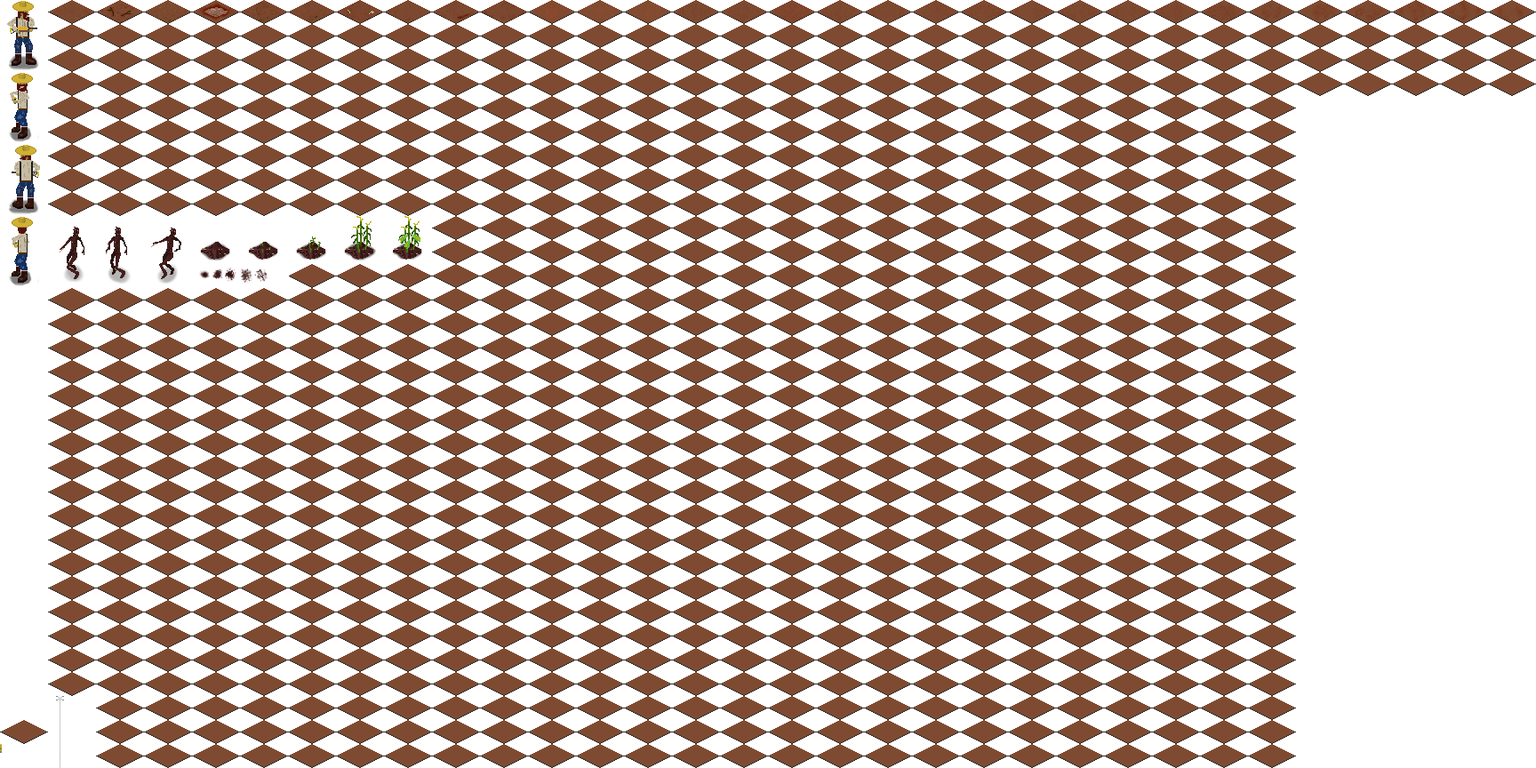
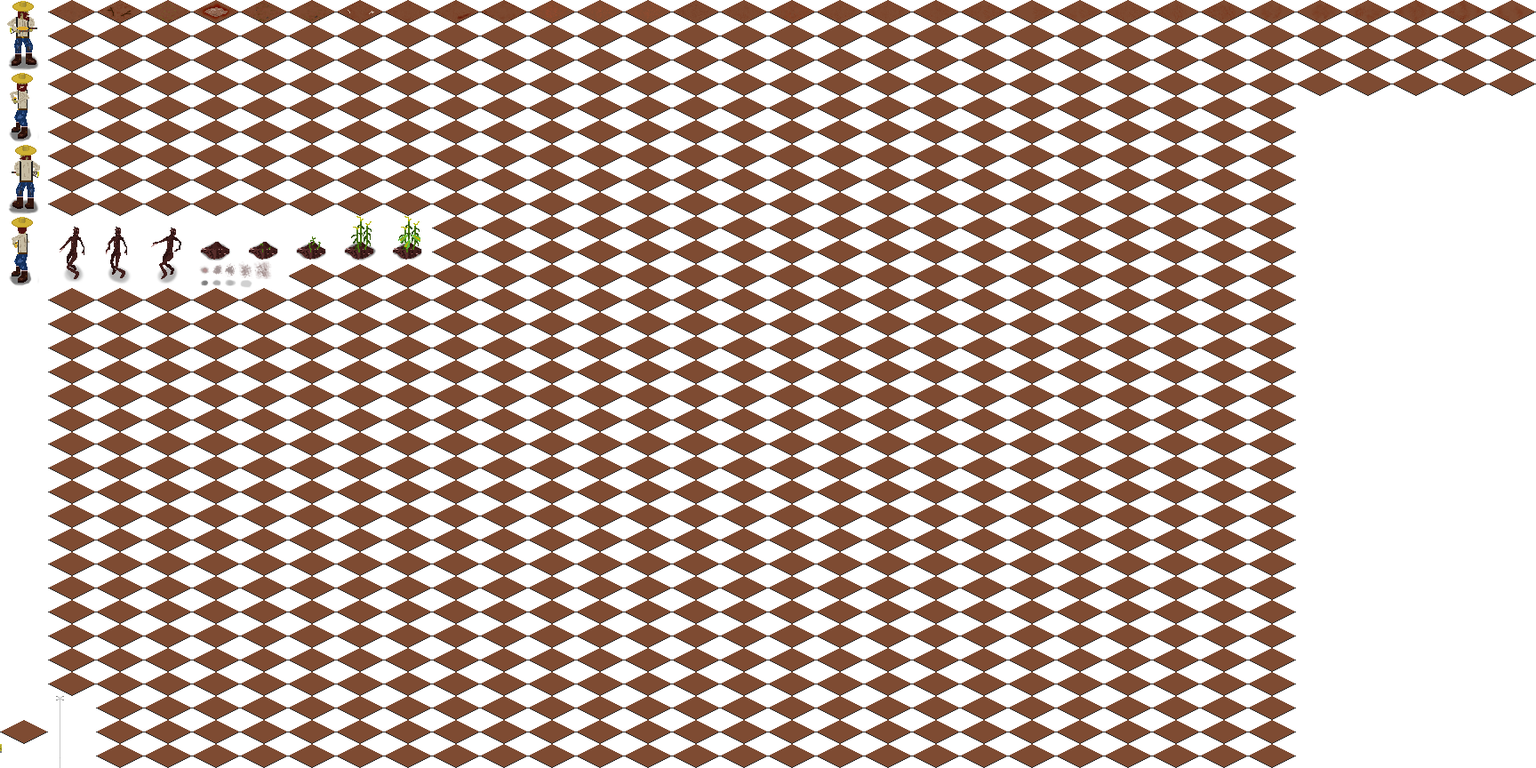
Comparing the layer stacks of the two (1536, 768) images. Changes:
painted on "zombie" over [199, 261, 272, 285]
painted on "shadow" over [199, 279, 253, 288]
